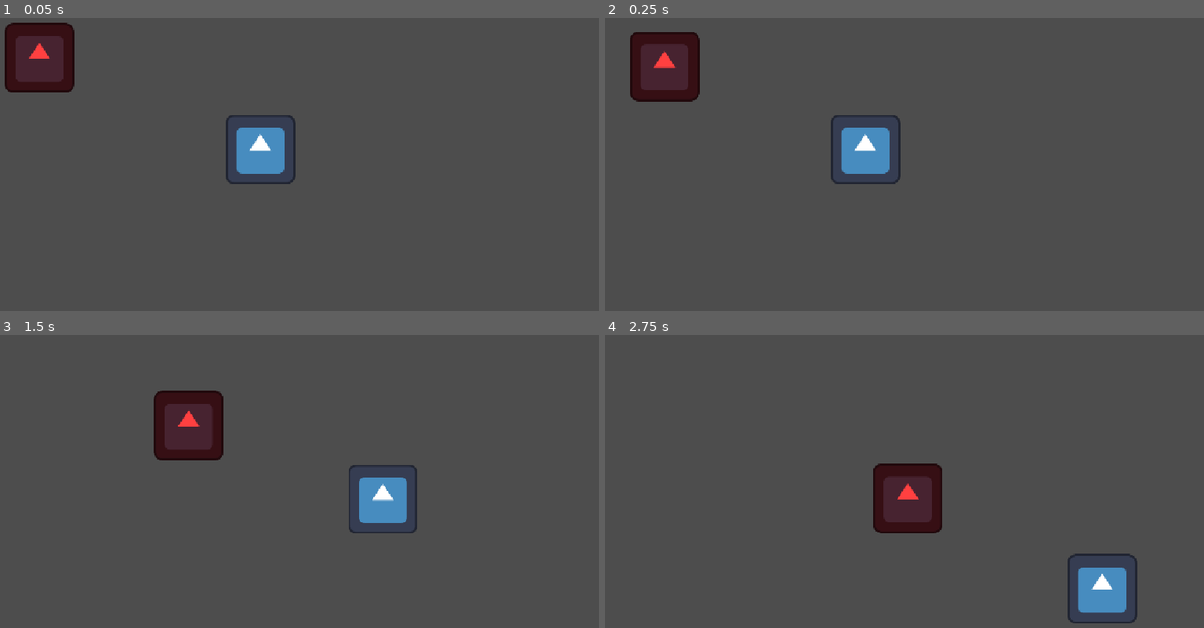
Above: before the commit, frames 1-4 (two rows, left to right).
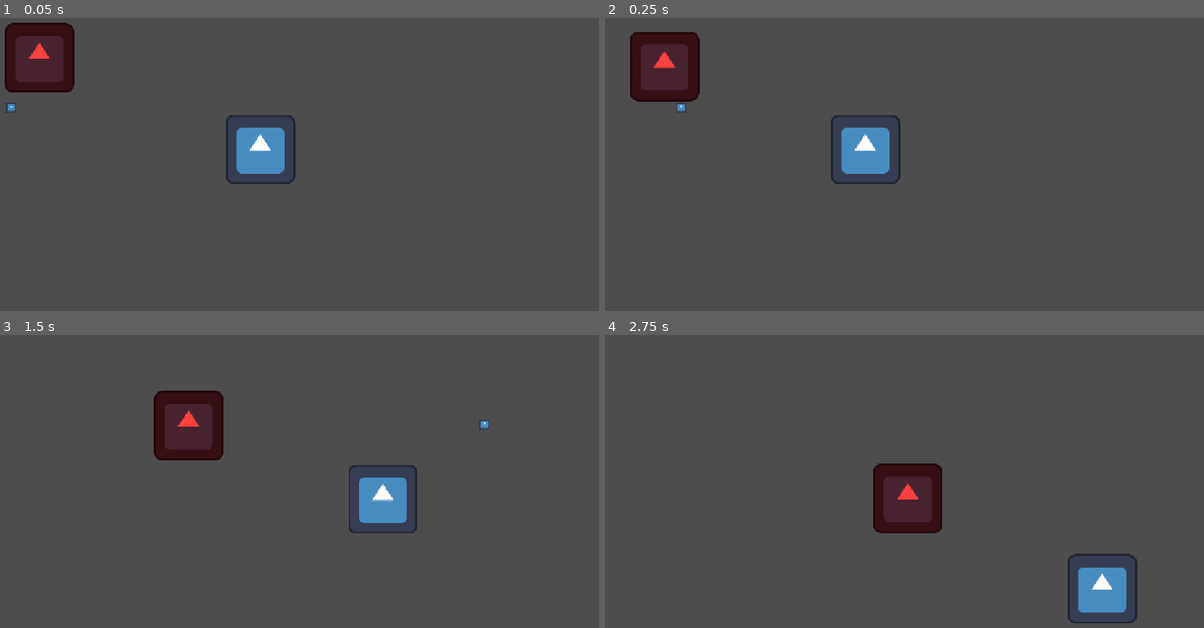
Above: after the commit, the same moments.

Repository: NxtCreator/little-archery
Game: Godot game, scene res://scenes/main.tscn
Two runs of this game, one before a commit and one after it. Both use one fixed random seed, a clock stepped at 60 frames per second and the inputs below. The engine's default icon, where the game draws it, is replaced by a stand-in: a white triangle on a blue panel in a dark square.
Inputs (mouse positions are in pixels of both pictures, inside the frame that each line leads up to):
- Up to frame 1 (0.05 s): no input
- Up to frame 2 (0.25 s): no input
- Up to frame 3 (1.5 s): tap Enter at 0.5 s; move the mouse to (425, 463) at 0.52 s; hold D (move_right) 0.53-1.28 s; tap Alt at 0.6 s; click (425, 463) at 0.67 s; move the mouse to (161, 499) at 1.27 s; hold S (move_down) from 1.28 s (still down); tap Shift at 1.35 s
- Up to frame 4 (2.75 s): move the mouse to (952, 405) at 2.02 s; release S (move_down) at 2.03 s; hold D (move_right) from 2.03 s (still down); tap Alt at 2.1 s

The runs differ from the first frame. In frame 1, less than 0.1% of the frame differs, in the area x 0-3%, y 28-33%; in frame 2, less than 0.1%, in the area x 11-14%, y 29-33%; in frame 3, less than 0.1%; in frame 4, nothing differs.

Commit message:
Add arrow script that flies in a direction at exported speed using delta

Diff:
--- /dev/null
+++ b/scenes/arrow.gd
@@ -0,0 +1,7 @@
+extends Area2D
+@export var speed = 600
+var direction = Vector2.RIGHT
+
+
+func _physics_process(delta: float) -> void:
+	position += direction * speed * delta
--- a/scenes/arrow.tscn
+++ b/scenes/arrow.tscn
@@ -1,11 +1,13 @@
 [gd_scene format=3 uid="uid://bk2lqxk4p5jj4"]
 
+[ext_resource type="Script" uid="uid://bwuiemc6pxskx" path="res://scenes/arrow.gd" id="1_23jat"]
 [ext_resource type="Texture2D" uid="uid://cxtexrrk3vg4p" path="res://icon.svg" id="1_umosx"]
 
 [sub_resource type="CircleShape2D" id="CircleShape2D_62jd7"]
 radius = 9.0
 
 [node name="Arrow" type="Area2D" unique_id=448387297]
+script = ExtResource("1_23jat")
 
 [node name="Sprite2D" type="Sprite2D" parent="." unique_id=428825016]
 scale = Vector2(0.15, 0.15)
--- a/scenes/main.tscn
+++ b/scenes/main.tscn
@@ -2,6 +2,7 @@
 
 [ext_resource type="PackedScene" uid="uid://bupr48wvnjsw5" path="res://scenes/player.tscn" id="1_o5qli"]
 [ext_resource type="PackedScene" uid="uid://bbpbm7xyctf50" path="res://scenes/enemy.tscn" id="2_0wfyh"]
+[ext_resource type="PackedScene" uid="uid://bk2lqxk4p5jj4" path="res://scenes/arrow.tscn" id="3_sugp2"]
 
 [node name="Main" type="Node2D" unique_id=489610076]
 
@@ -10,4 +11,6 @@
 
 [node name="Enemy" parent="." unique_id=283542043 instance=ExtResource("2_0wfyh")]
 position = Vector2(115, 123)
-motion_mode = 1
+
+[node name="Arrow" parent="." unique_id=448387297 instance=ExtResource("3_sugp2")]
+position = Vector2(42, 218)
Not shown, added: scenes/arrow.gd.uid
